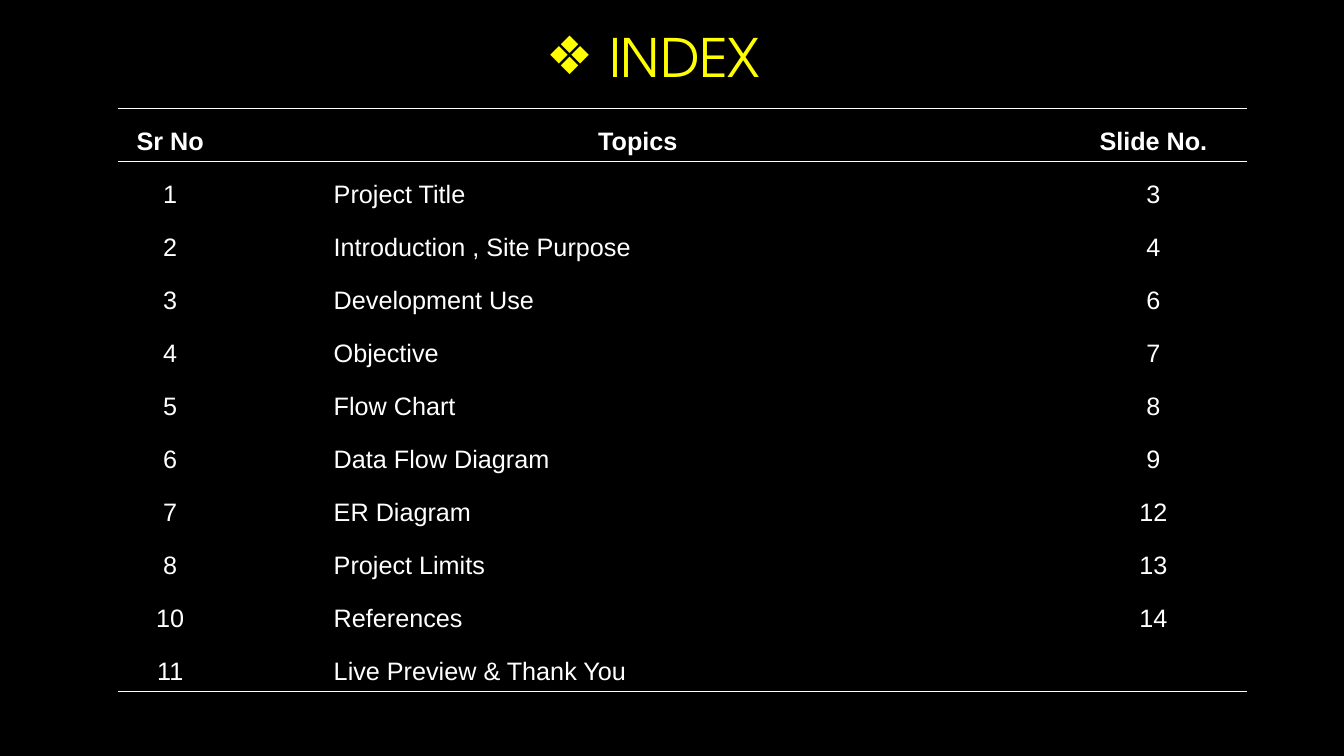
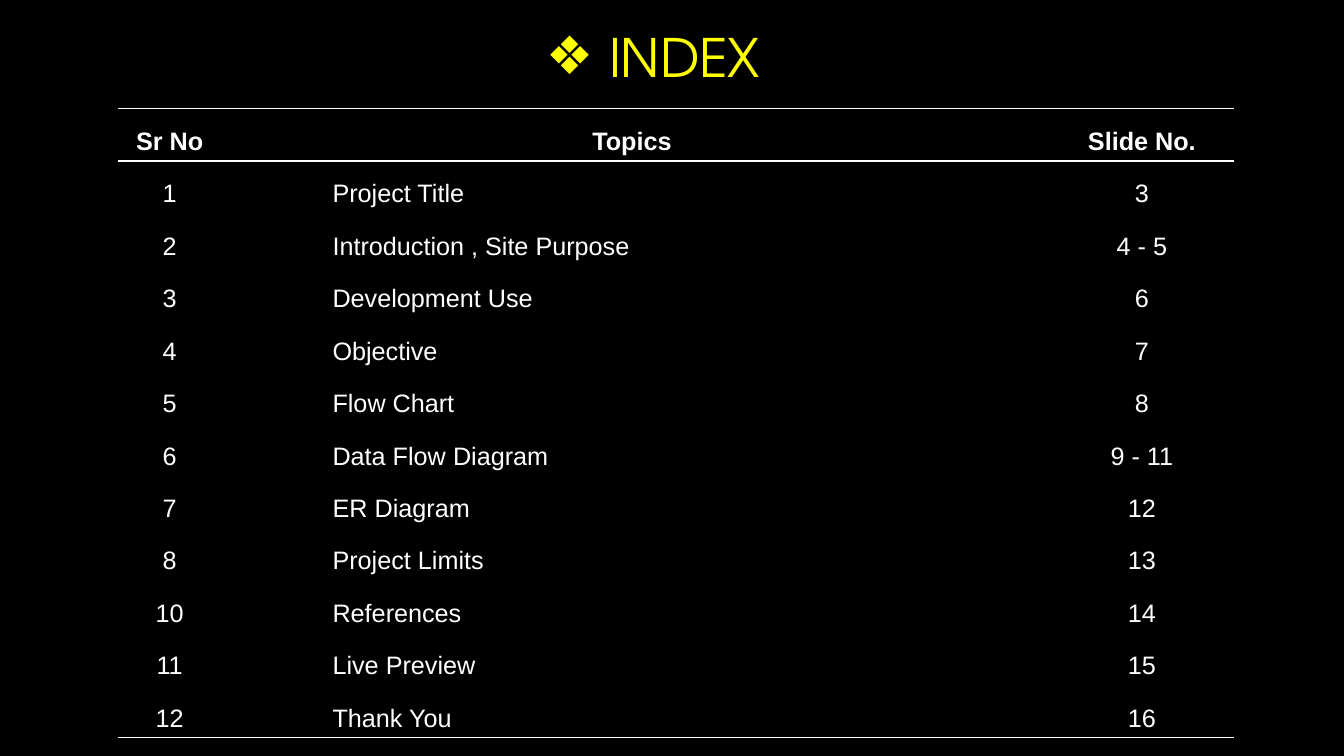
Before and after one commit to HENILCODES/Live_Chat_Flask, a slide deck: slide 2 of Project Live chat.pptx. Drawn at 1344x756 pixels with LibreOffice and Linux fonts; fonts in the diff are those of the drawing; background and template pictures are left out. Boxes give left, top, right and bottom in pixels: in the first picture for what was removed or moved away, otherwise in the second. Text is boxed around its words. In the diff, an @@ line names an element or a change of style, - is before the commit and + after.

Commit message:
add ppt

```diff
--- a/Project Live chat.pptx
+++ b/Project Live chat.pptx
@@ table at (118, 109, 1235, 737) @@
-row 3, column 3: 4
+row 3, column 3: 4 - 5
-row 7, column 3: 9
+row 7, column 3: 9 - 11
-row 11: 11 | Live Preview & Thank You | 
+row 11: 11 | Live Preview | 15
+row 12: 12 | Thank You | 16
@@ table: place and size @@
-table at (118, 109, 1247, 692)
+table at (118, 109, 1235, 737)
```
Also in this commit, not shown: 5 other slides changed.
